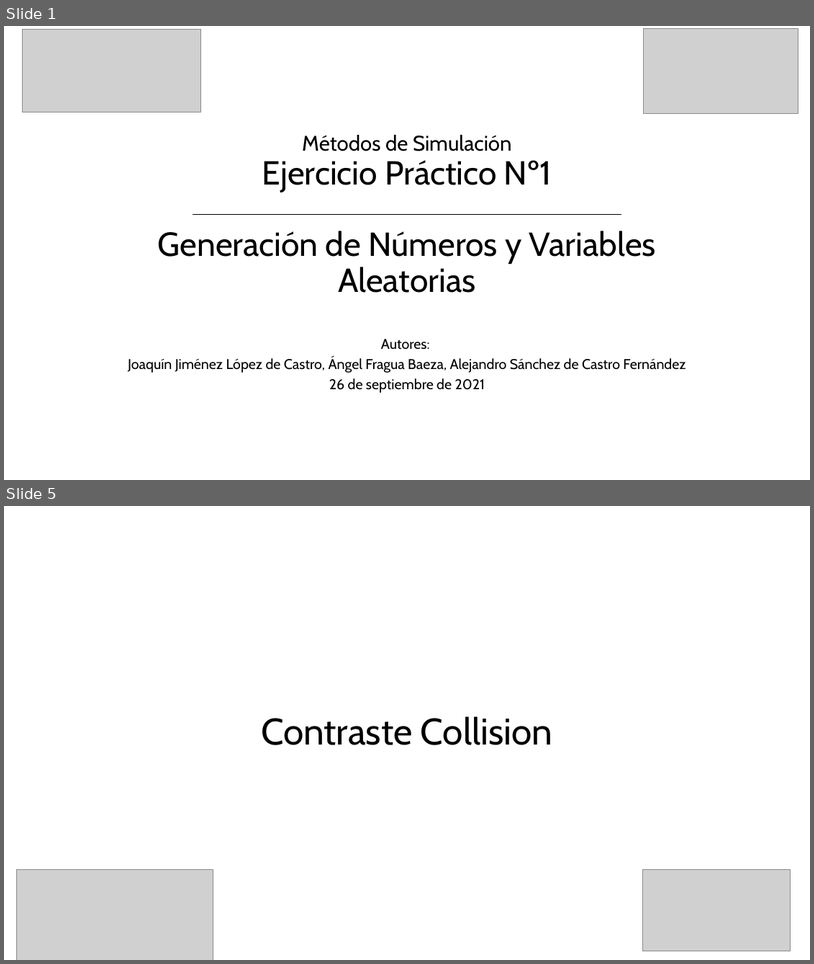
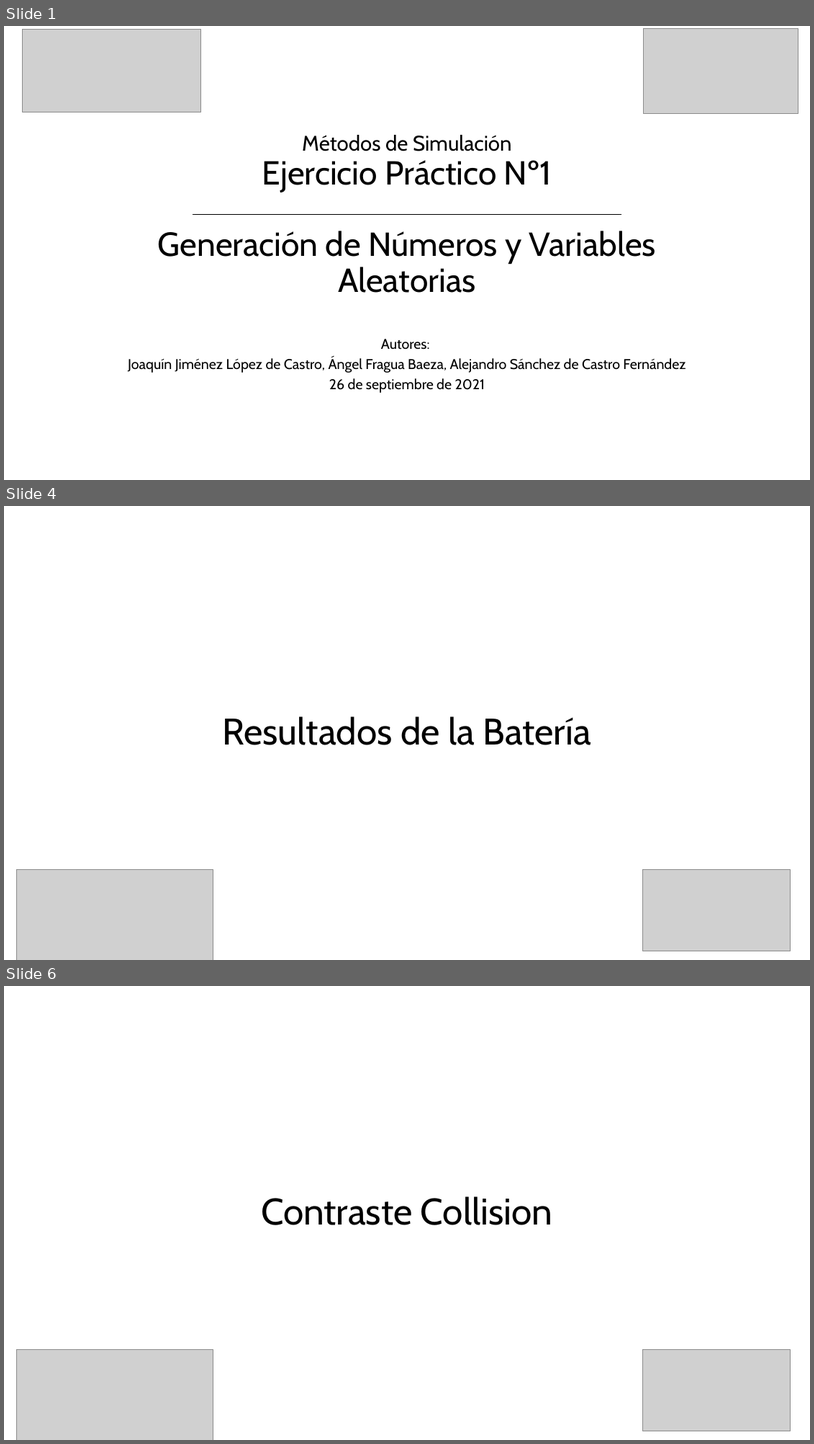
Before and after one commit to aanxel/MetodosDeSimulacion, a slide deck: Practica1/memoria/PresentacionEjercicio1.pptx. Shown one above the other, each under a label of ours: slides 1 and 5 before the commit, slides 1, 4 and 6 after it; the slides between them are not shown. The pictures are 814x964 and 814x1444 pixels, drawn with LibreOffice and Linux fonts; fonts in the diff are those of the drawing; grey boxes stand for pictures. Boxes give left, top, right and bottom in pixels: in the first picture for what was removed or moved away, otherwise in the second. Text is boxed around its words. In the diff, an @@ line names an element or a change of style, - is before the commit and + after.

```diff
--- a/Practica1/memoria/PresentacionEjercicio1.pptx
+++ b/Practica1/memoria/PresentacionEjercicio1.pptx
@@ slide 4 added at <box>4,506,810,960</box>, background #FFFFFF @@
@@ title added at <box>222,716,592,745</box>, 44 pt, text #000000 @@
+Resultados de la Batería
@@ picture added at <box>17,869,214,960</box> @@
@@ picture added at <box>643,869,790,950</box> @@
@@ what was slide 5 is now slide 6 @@
```
Also in this commit, not shown: 5 slides changed, 2 other slides added, 1 slide removed, 37 other files.
